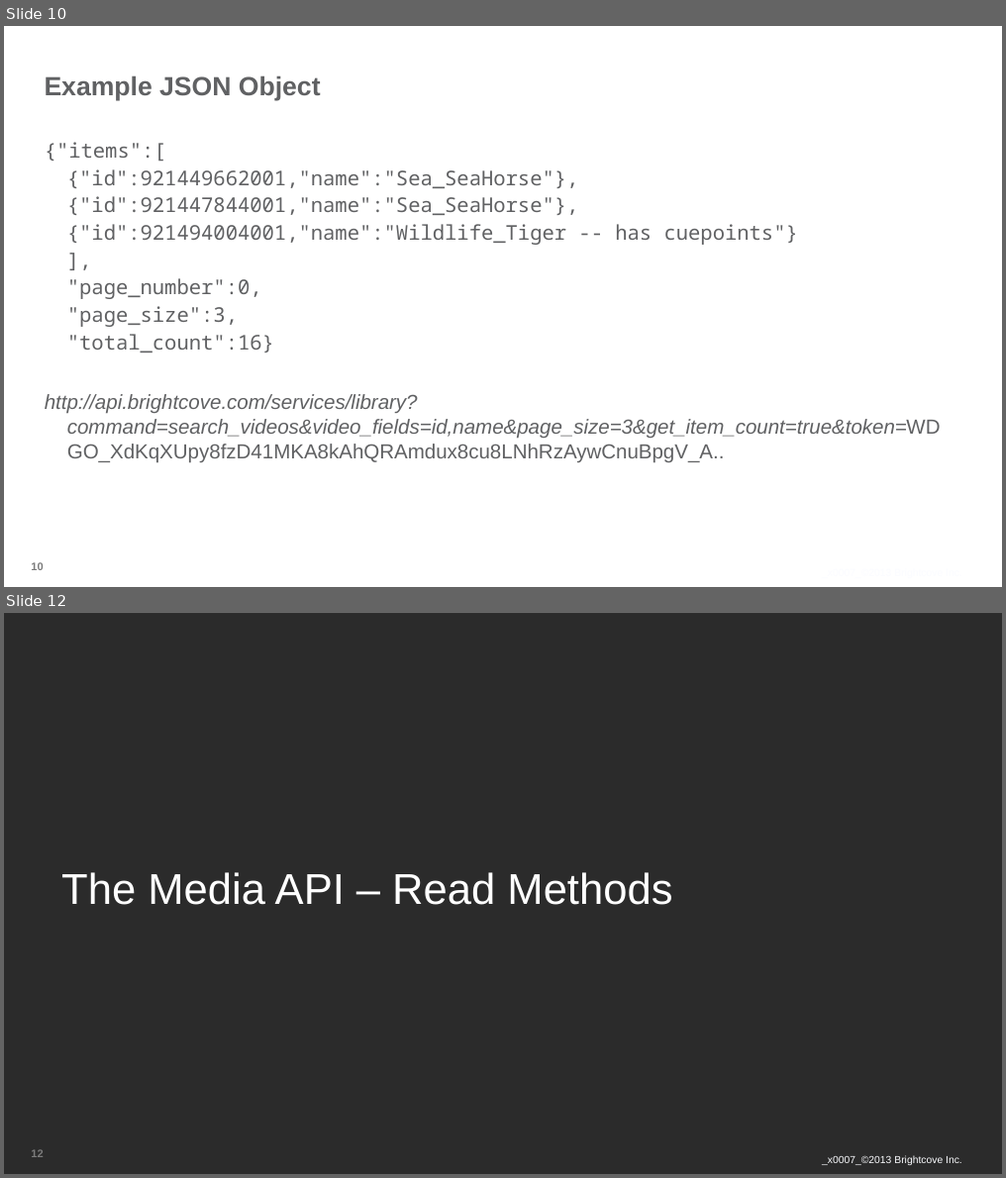
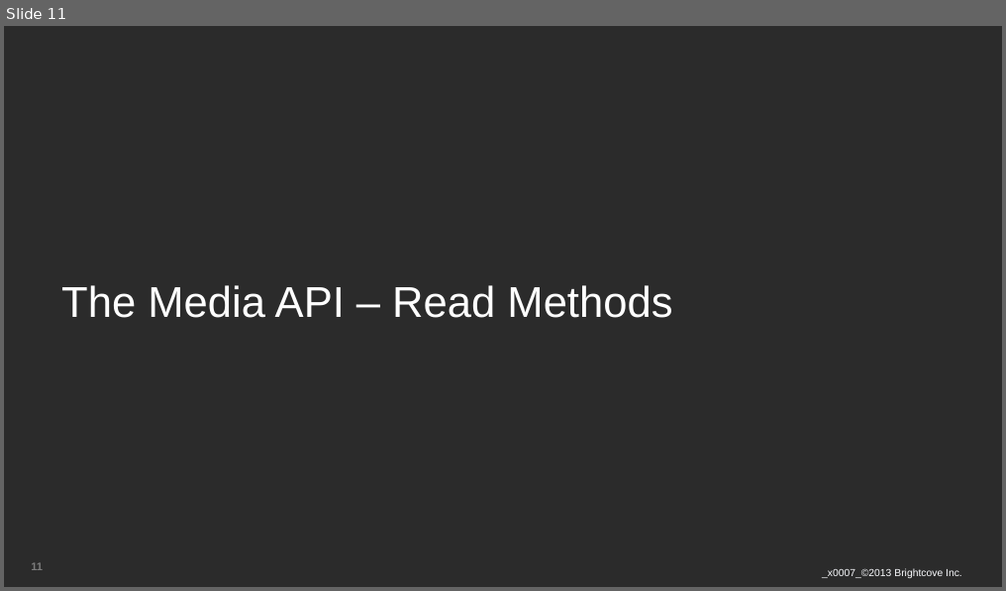
Before and after one commit to BrightcoveLearning/VideoCloudMediaAPI, a slide deck: Slides/Developing-with-the-Media-API-Aug-2013.ppt. Shown one above the other, each under a label of ours: slides 10 and 12 before the commit, slide 11 after it; the slides between them are not shown. The pictures are 1006x1178 and 1006x591 pixels, drawn with LibreOffice and Linux fonts; fonts in the diff are those of the drawing; background and template pictures are left out; a plain dark background stands for a picture behind light text. Boxes give left, top, right and bottom in pixels: in the first picture for what was removed or moved away, otherwise in the second. Text is boxed around its words. In the diff, an @@ line names an element or a change of style, - is before the commit and + after.

```diff
--- a/Slides/Developing-with-the-Media-API-Aug-2013.ppt
+++ b/Slides/Developing-with-the-Media-API-Aug-2013.ppt
@@ slide 10 removed at (4, 26, 1002, 587), background picture (left out); not listed: 1 template element that a slide beside it also shows @@
@@ title removed at (45, 76, 321, 100) @@
-Example JSON Object
@@ text removed at (45, 142, 941, 464) @@
-  {"items":[
-  {"id":921449662001,"name":"Sea_SeaHorse"},
-  {"id":921447844001,"name":"Sea_SeaHorse"},
-  {"id":921494004001,"name":"Wildlife_Tiger -- has cuepoints"}
-  ],
-  "page_number":0,
-  "page_size":3,
-  "total_count":16}
-  http://api.brightcove.com/services/library?command=search_videos&video_fields=id,name&page_size=3&get_item_count=true&token=WDGO_XdKqXUpy8fzD41MKA8kAhQRAmdux8cu8LNhRzAywCnuBpgV_A..
@@ page number removed at (31, 563, 43, 570) @@
-10
@@ what was slide 12 is now slide 11 @@
```
Also in this commit, not shown: 6 slides changed, 3 other files.
